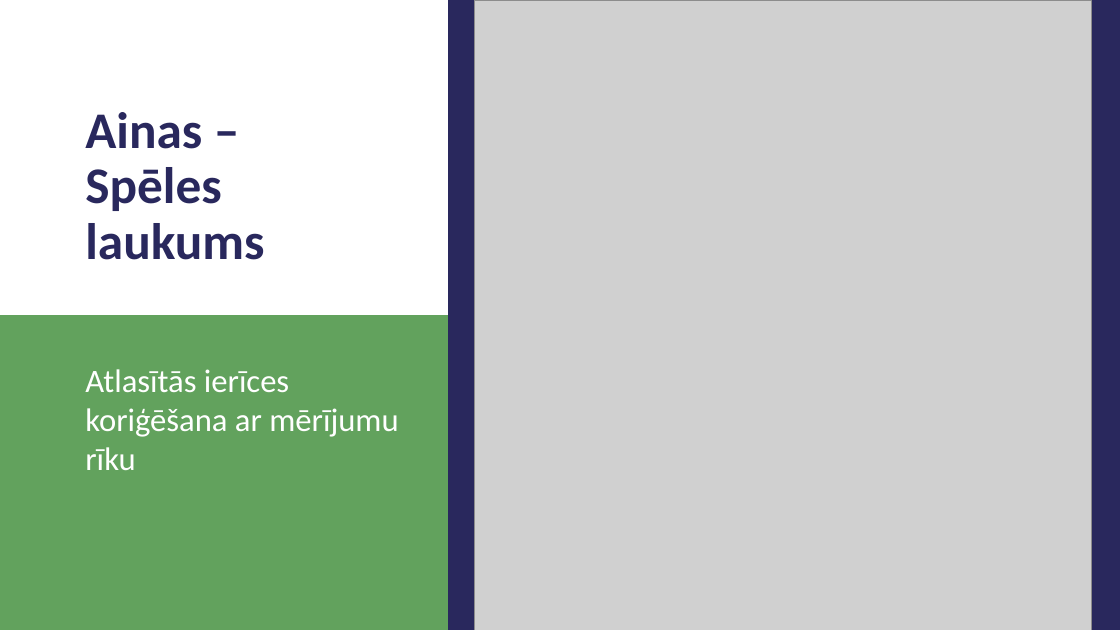
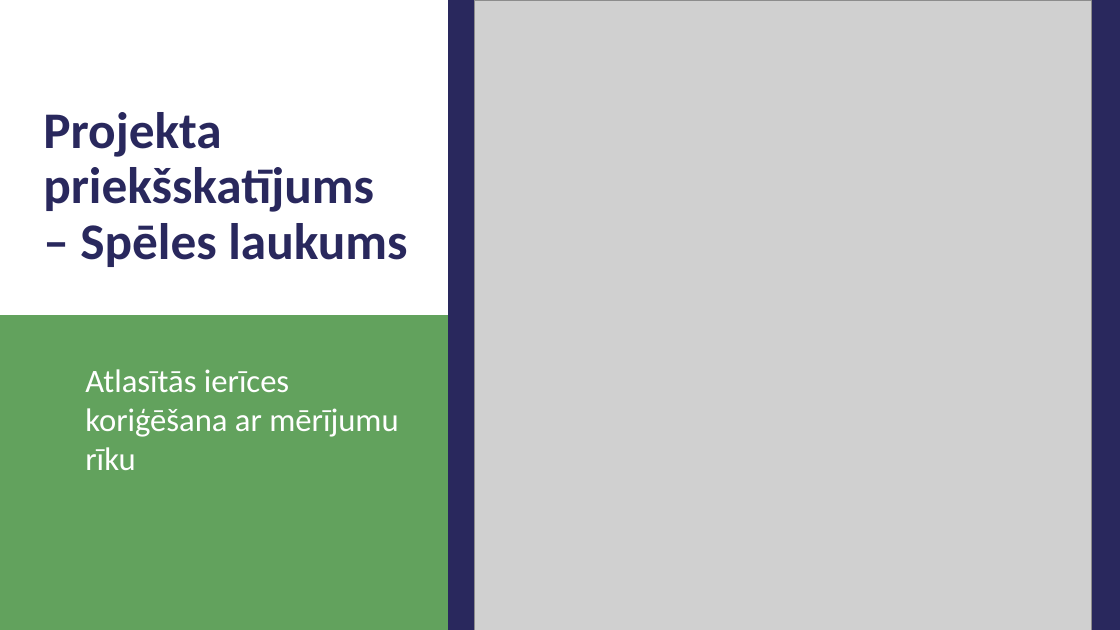
Before and after one commit to 1ivyatan/drumstalotajs, a slide deck: slide 48 of Documentation/Prezentācija.pptx (slide 65 before the commit). Drawn at 1120x630 pixels with LibreOffice and Linux fonts; fonts in the diff are those of the drawing; grey boxes stand for pictures. Boxes give left, top, right and bottom in pixels: in the first picture for what was removed or moved away, otherwise in the second. Text is boxed around its words. In the diff, an @@ line names an element or a change of style, - is before the commit and + after.

```diff
--- a/Documentation/Prezentācija.pptx
+++ b/Documentation/Prezentācija.pptx
@@ title at bbox=[43, 112, 407, 267]: text changed @@
-Ainas – Spēles laukums
+Projekta priekšskatījums – Spēles laukums
```
Also in this commit, not shown: 6 other slides changed, 26 slides removed.
